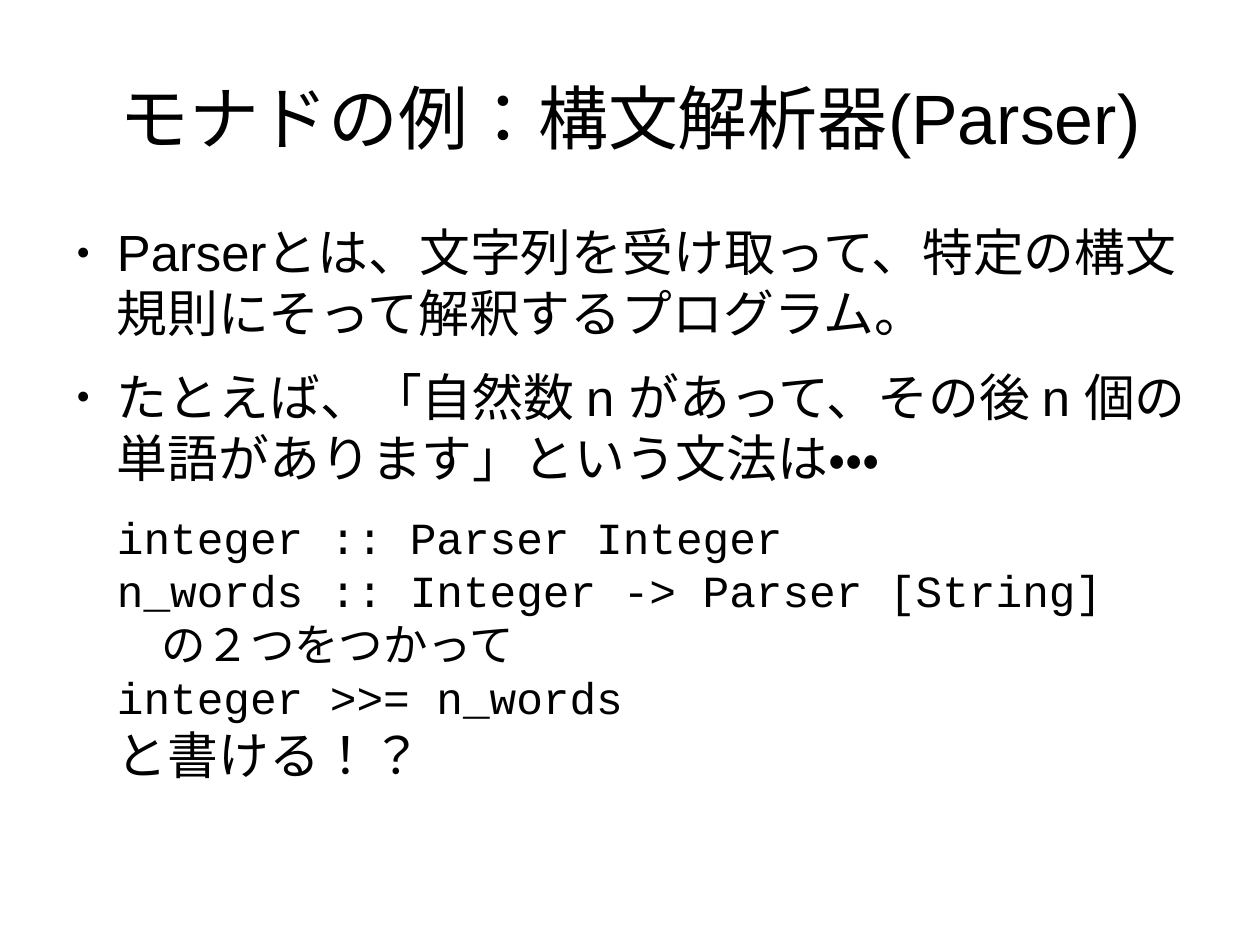
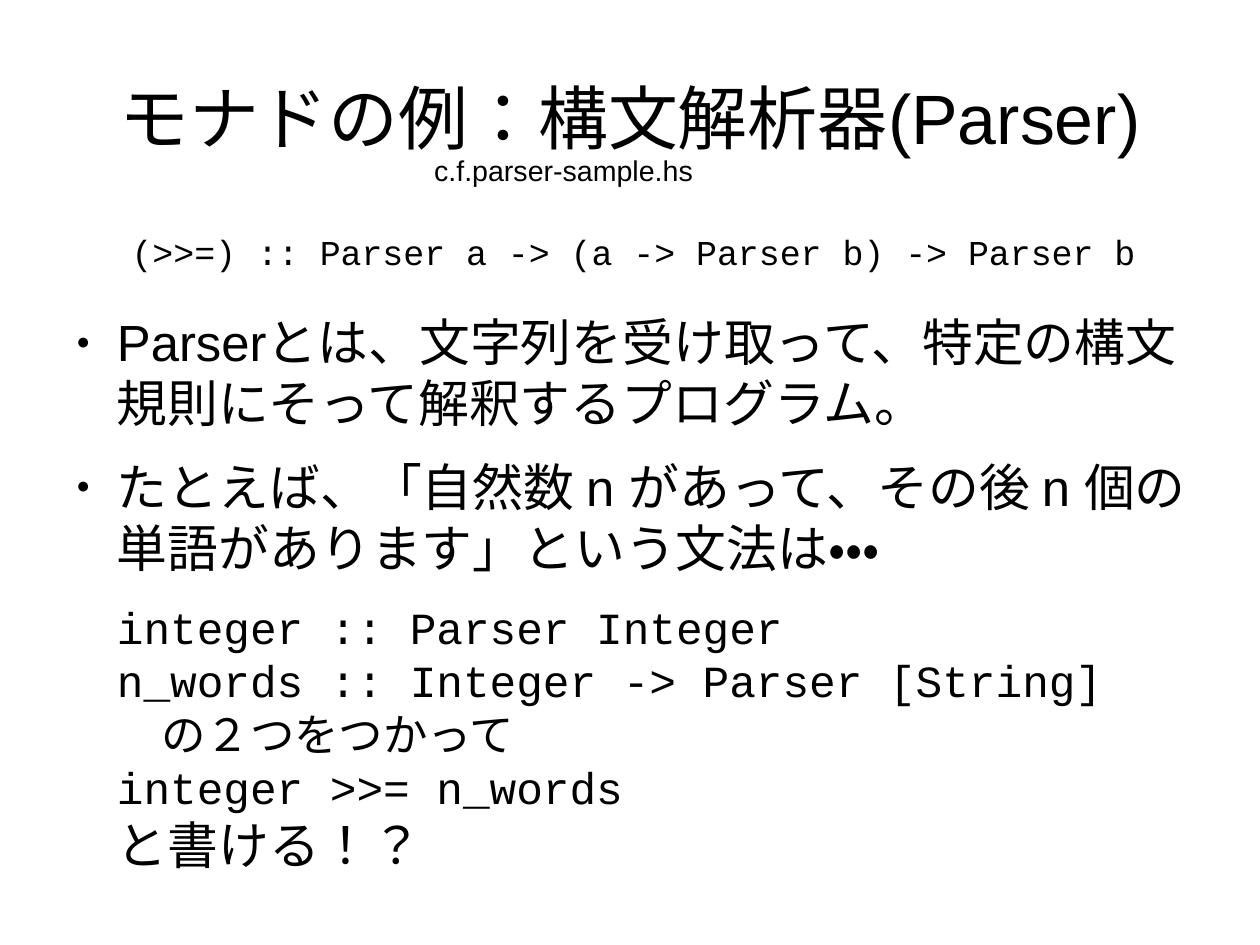
Before and after one commit to nushio3/learn-haskell, a slide deck: slide 90 of Tsukuba-2016.odp. Drawn at 1260x945 pixels with LibreOffice and Linux fonts; fonts in the diff are those of the drawing. Boxes give left, top, right and bottom in pixels: in the first picture for what was removed or moved away, otherwise in the second. Text is boxed around its words. In the diff, an @@ line names an element or a change of style, - is before the commit and + after.

```diff
--- a/Tsukuba-2016.odp
+++ b/Tsukuba-2016.odp
@@ text added at (434, 160, 693, 187), 18 pt, text #000000 @@
+c.f.parser-sample.hs
@@ text added at (320, 241, 1135, 273), 22 pt, text #000000 @@
+(>>=) :: Parser a -> (a -> Parser b) -> Parser b
@@ text "Parserとは、文字列を受け取って、特定の構文規則にそって解釈するプログラム。": place and size @@
-text "Parserとは、文字列を受け取って、特定の構文規則にそって解釈するプログラム。" at (117, 231, 1186, 779)
+text "Parserとは、文字列を受け取って、特定の構文規則にそって解釈するプログラム。" at (117, 321, 1186, 869)
```
Also in this commit, not shown: 4 other slides changed, 1 other file.
